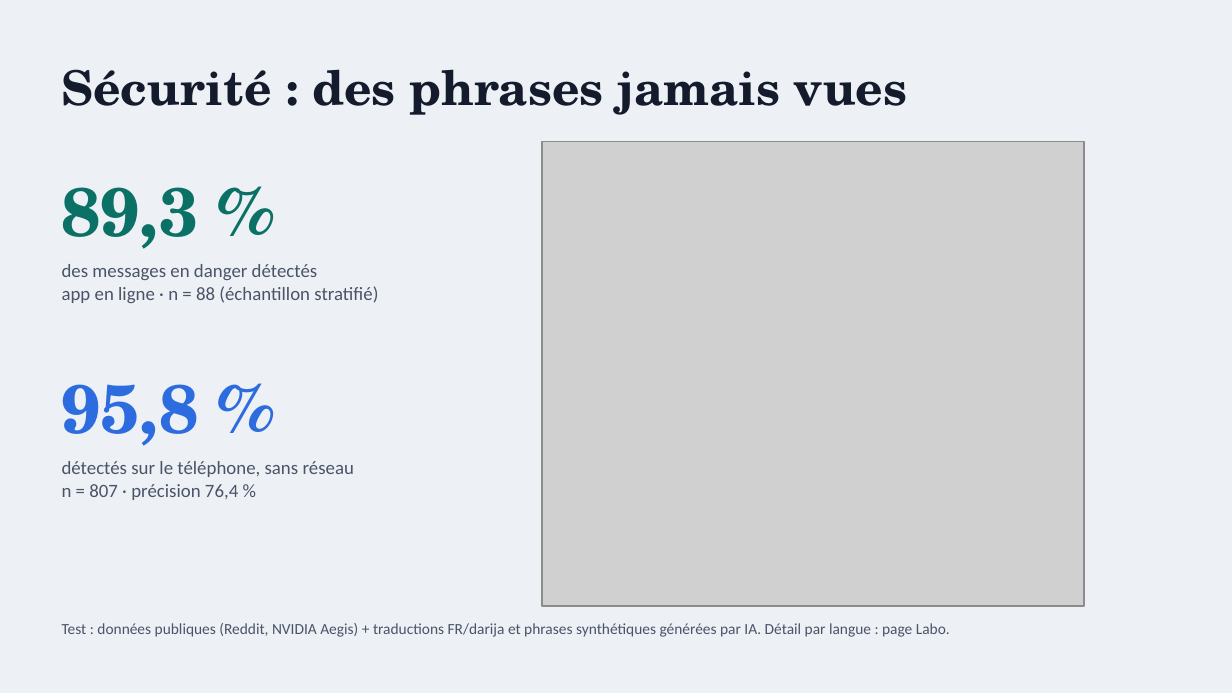
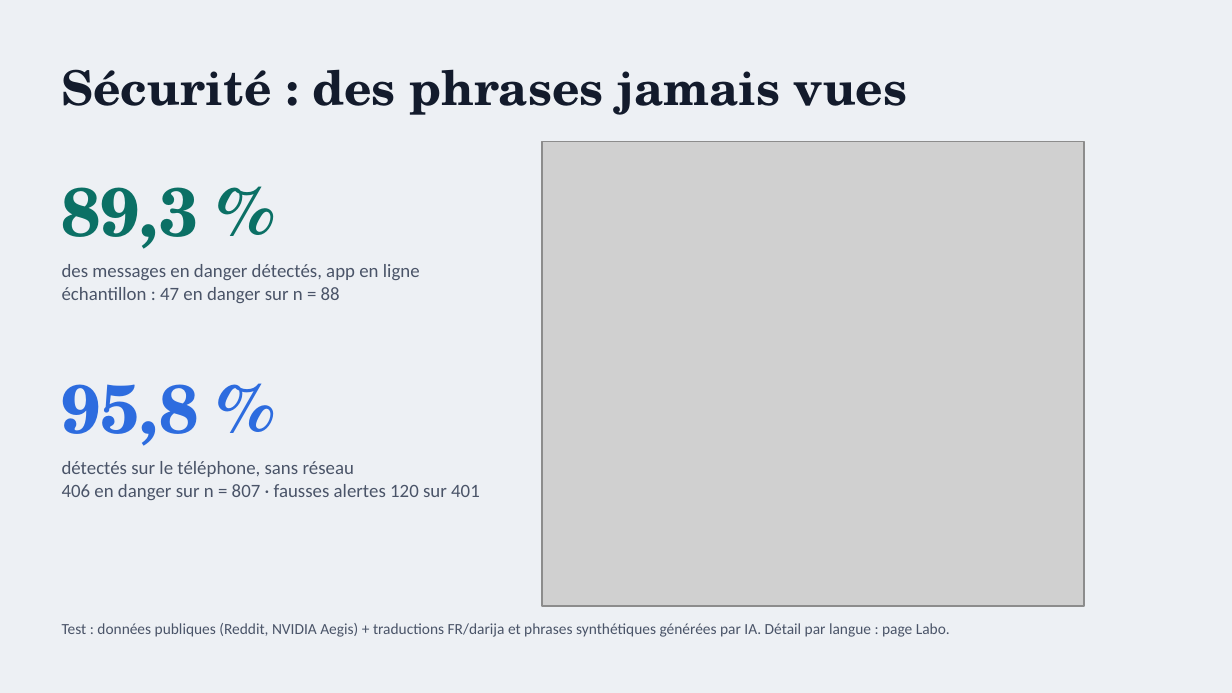
Before and after one commit to ilyasdaoudrma/braver, a slide deck: slide 4 of docs/pitch/BRAVER-Pitch-2026-11-21.pptx. Drawn at 1232x693 pixels with LibreOffice and Linux fonts; fonts in the diff are those of the drawing; grey boxes stand for pictures. Boxes give left, top, right and bottom in pixels: in the first picture for what was removed or moved away, otherwise in the second. Text is boxed around its words. In the diff, an @@ line names an element or a change of style, - is before the commit and + after.

```diff
--- a/docs/pitch/BRAVER-Pitch-2026-11-21.pptx
+++ b/docs/pitch/BRAVER-Pitch-2026-11-21.pptx
@@ text at bbox=[62, 264, 420, 303]: text changed @@
-des messages en danger détectés
-app en ligne · n = 88 (échantillon stratifié)
+des messages en danger détectés, app en ligne
+échantillon : 47 en danger sur n = 88
@@ text at bbox=[62, 484, 480, 500]: text changed @@
-n = 807 · précision 76,4 %
+406 en danger sur n = 807 · fausses alertes 120 sur 401
```
Also in this commit, not shown: 4 other slides changed, 1 other file.
